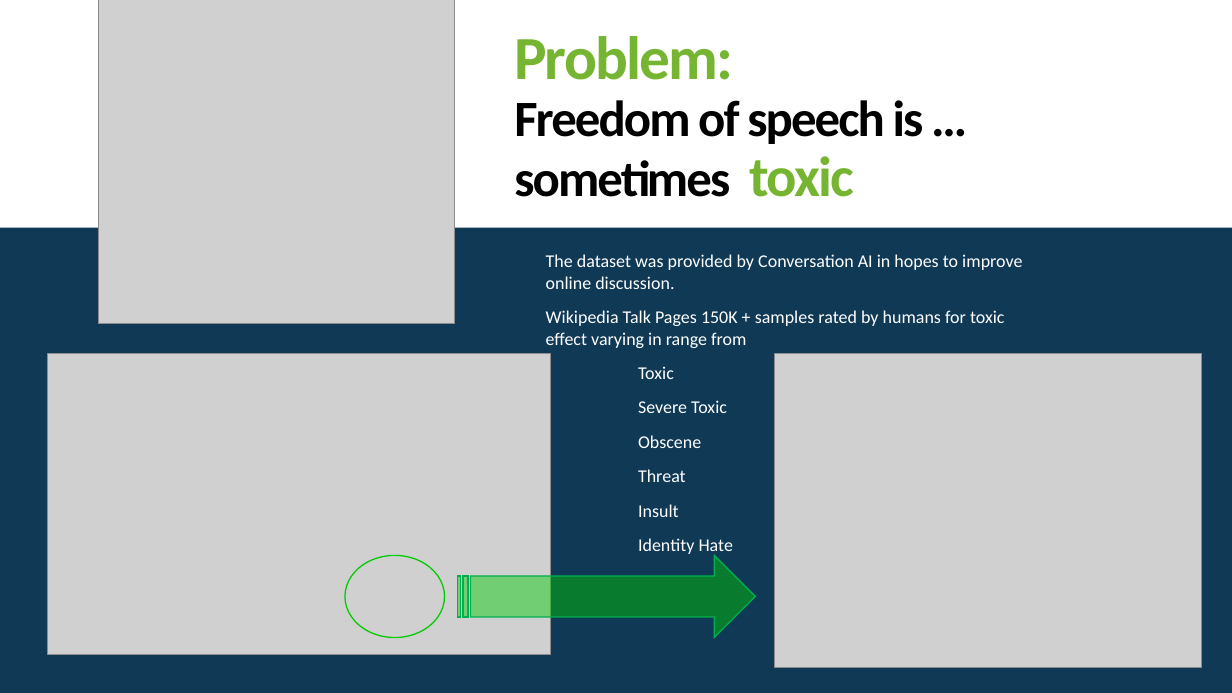
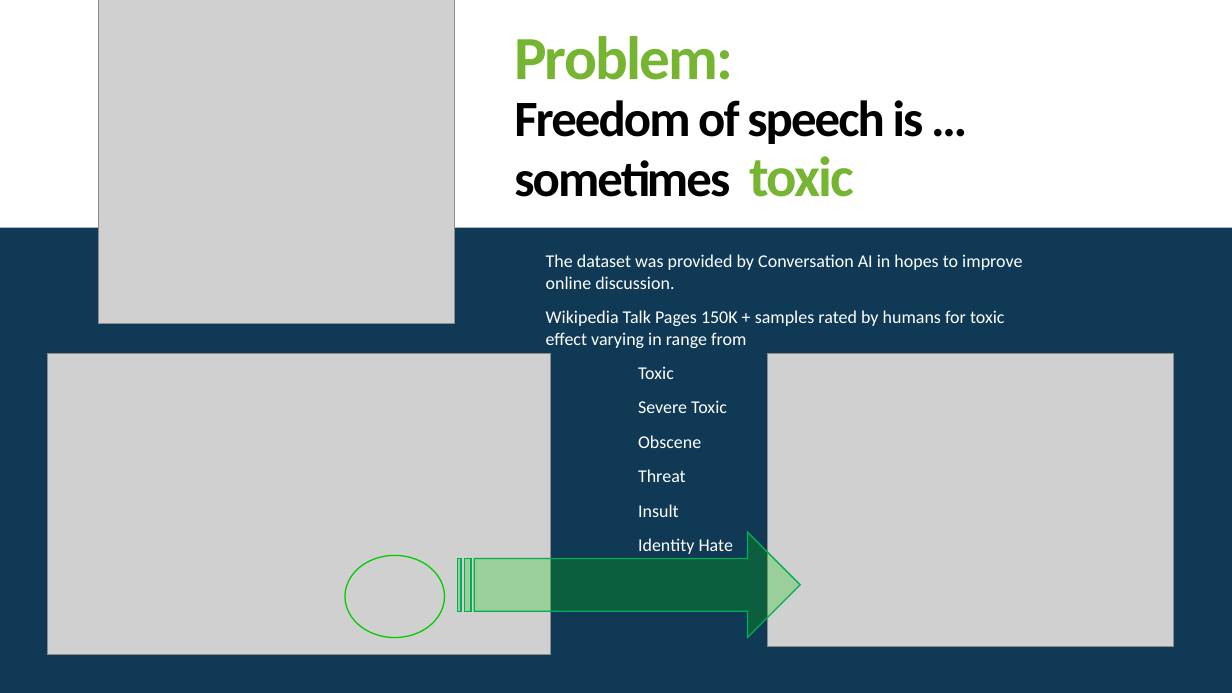
Before and after one commit to andiosika/NLP-to-identify-toxic-or-abusive-language-for-online-conversation-using-Keras-Deep-Learning-Models, a slide deck: slide 3 of NonToxic_Communication.pptx. Drawn at 1232x693 pixels with LibreOffice and Linux fonts; fonts in the diff are those of the drawing; grey boxes stand for pictures. Boxes give left, top, right and bottom in pixels: in the first picture for what was removed or moved away, otherwise in the second. Text is boxed around its words. In the diff, an @@ line names an element or a change of style, - is before the commit and + after.

```diff
--- a/NonToxic_Communication.pptx
+++ b/NonToxic_Communication.pptx
@@ picture: place and size @@
-picture at (775,353,1202,667)
+picture at (768,353,1174,647)
@@ striped right arrow: place and size @@
-striped right arrow at (457,555,755,638)
+striped right arrow at (457,532,800,638)
@@ striped right arrow at (457,532,800,638): fill #00CC00 at 45% opacity to #00CC00 at 26% opacity @@
```
Also in this commit, not shown: 3 other slides changed, 5 slides added, 2 slides removed, 3 other files.
